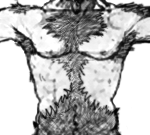
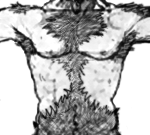
Layered file, before and after one edit (150 x 135). Changes by layer:
renamed "Calque 2" to "Calque 3", painted on it over [0, 0, 35, 101]
